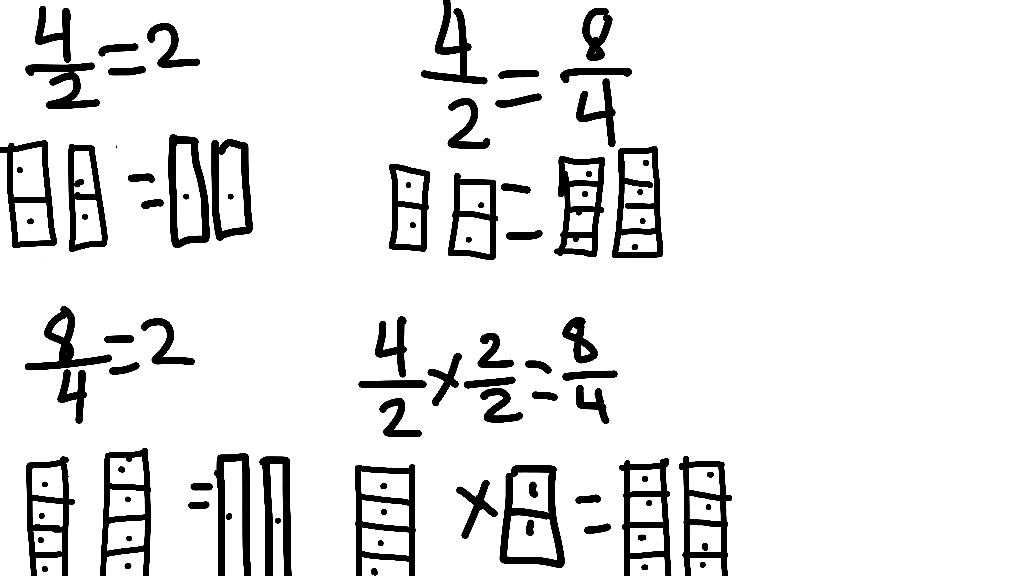
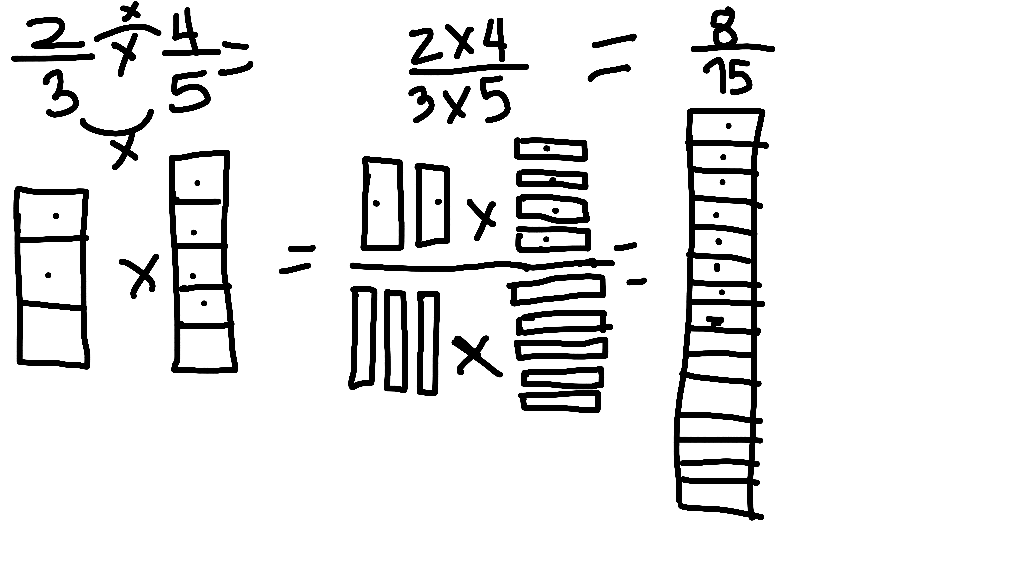
Revision of a layered 1024 x 576 image; what changed, layer by layer:
showed group "Pregunta 10c" (1st of 2) (3 layers) over [11,1,775,521]
hid group "Pregunta 7" (5 layers) over [0,0,775,576]
